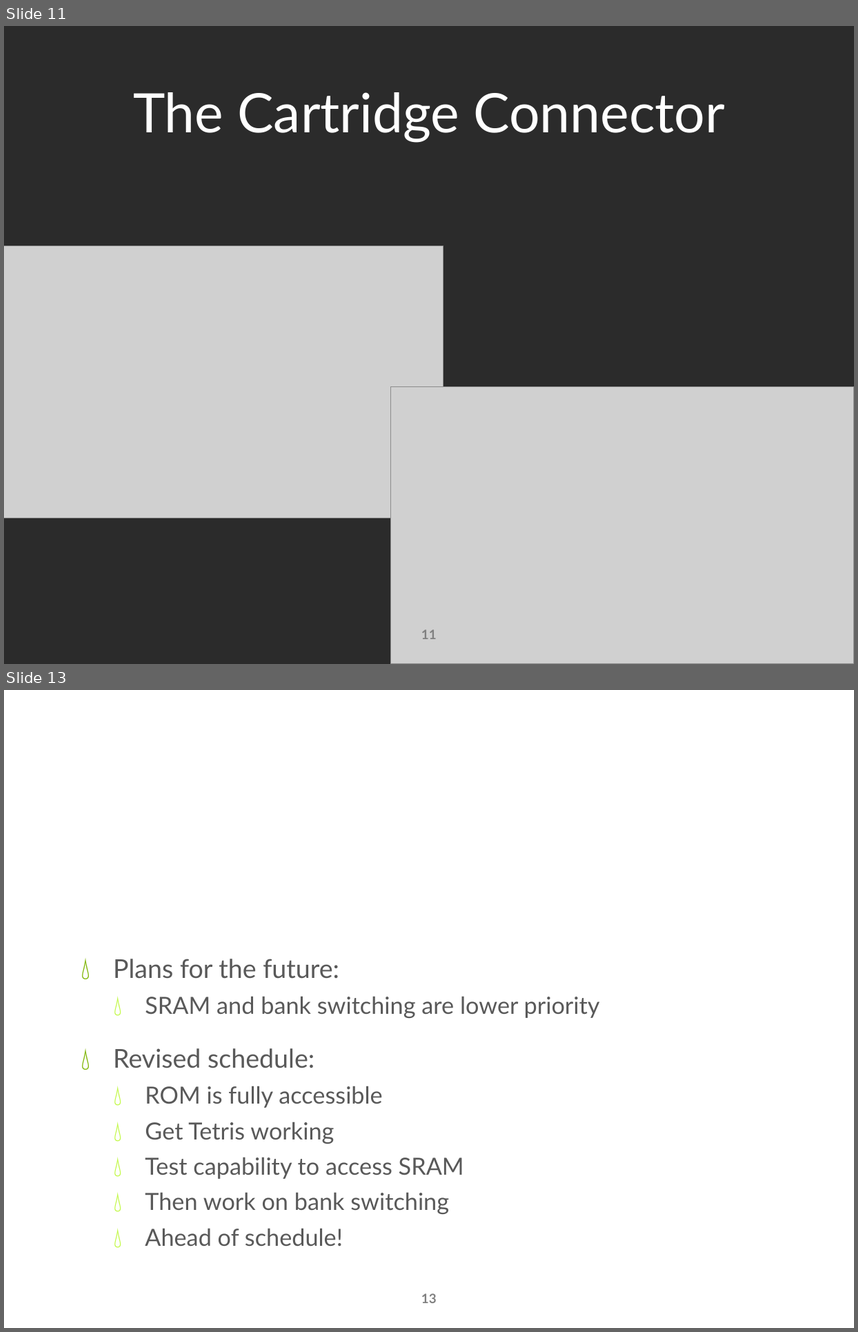
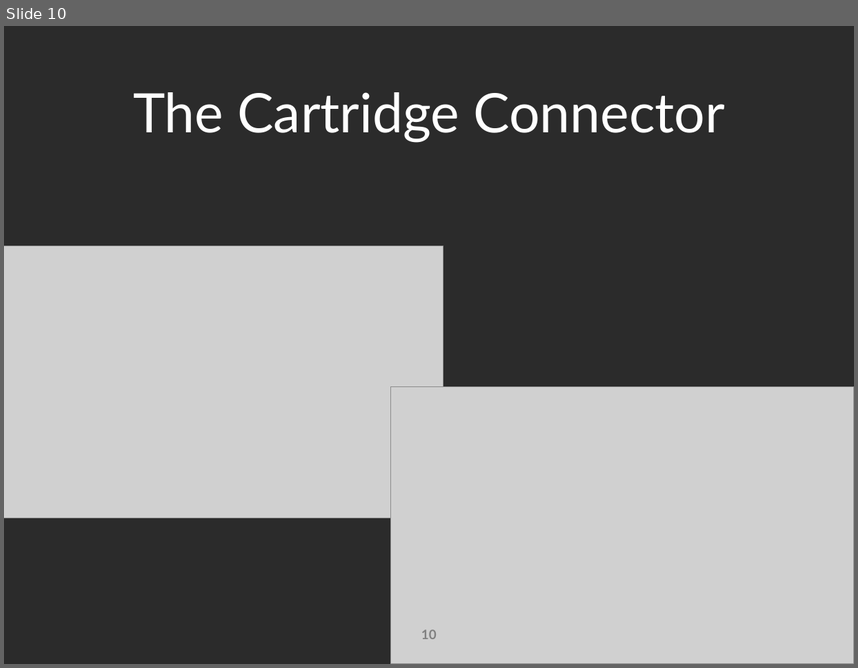
Before and after one commit to nightslide7/Gameboy, a slide deck: Meerkats_Presentation.pptx. Shown one above the other, each under a label of ours: slides 11 and 13 before the commit, slide 10 after it; the slides between them are not shown. The pictures are 858x1332 and 858x668 pixels, drawn with LibreOffice and Linux fonts; fonts in the diff are those of the drawing; grey boxes stand for pictures; background and template pictures are left out; a plain dark background stands for a picture behind light text. Boxes give left, top, right and bottom in pixels: in the first picture for what was removed or moved away, otherwise in the second. Text is boxed around its words. In the diff, an @@ line names an element or a change of style, - is before the commit and + after.

```diff
--- a/Meerkats_Presentation.pptx
+++ b/Meerkats_Presentation.pptx
@@ slide 13 removed at [4, 690, 854, 1328], background picture (left out) @@
@@ text removed at [113, 958, 600, 1246] @@
-💧 Plans for the future:
-  💧 SRAM and bank switching are lower priority
-💧 Revised schedule:
-  💧 ROM is fully accessible
-  💧 Get Tetris working
-  💧 Test capability to access SRAM
-  💧 Then work on bank switching
-  💧 Ahead of schedule!
@@ title removed at [219, 958, 256, 978] @@
-The Cartridge Connector
@@ page number removed at [421, 1293, 437, 1303] @@
-13
@@ what was slide 11 is now slide 10 @@
@@ page number at [421, 629, 437, 639]: text changed @@
-11
+10
```
Also in this commit, not shown: 11 slides changed, 1 slide added, 2 other slides removed, 1 other file.
